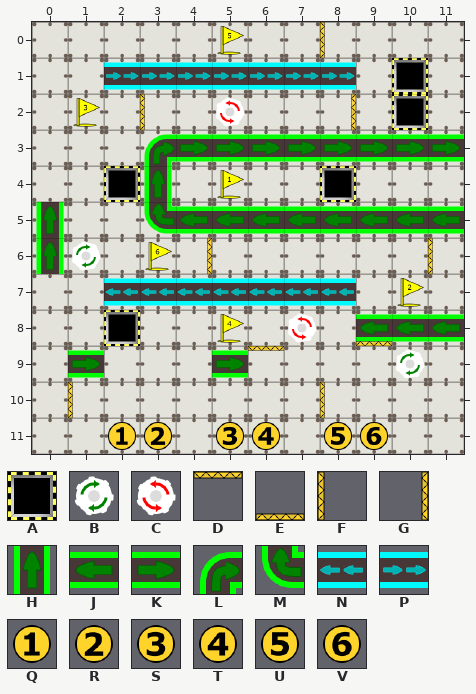
Tiled map (JSON): maps/game_6.json. Above, as it was before the edit.
Cells are 64x64 px. Shown: x 0..11, y 0..11.
Key: from "test": A 1 "hole", B 6 "gear", C 7 "gear", D 12 "wall", E 12 turned 180 "wall", F 12 turned 270 "wall", G 12 turned 90 "wall", H 17 "belt", J 17 turned 270 "belt", K 17 turned 90 "belt", L 19 "belt", M 19 turned 270 "belt", N 23 turned 270 "belt", P 23 turned 90 "belt", Q 39 "start", R 40 "start", S 41 "start", T 42 "start", U 43 "start", V 44 "start".
_ is an empty cell.
Layers that did not change in this view are not listed.
Layer "Vrstva dlaždic 2" before, first column x 0:
 0 ____________
 1 __PPPPPPP_A_
 2 _____C____A_
 3 ___LKKKKKKKK
 4 __AH____A___
 5 H__MJJJJJJJJ
 6 HB__________
 7 __NNNNNNN___
 8 __A____C_JJJ
 9 _K___K____B_
10 ____________
11 __QR_ST_UV__
Layer "Vrstva dlaždic 4" before, first column x 0:
 0 ________F___
 1 ____________
 2 ___F____G___
 3 ____________
 4 ____________
 5 ____________
 6 ____G______F
 7 ____________
 8 _________E__
 9 ______D_____
10 _F______F___
11 ____________
The same view after the edit:
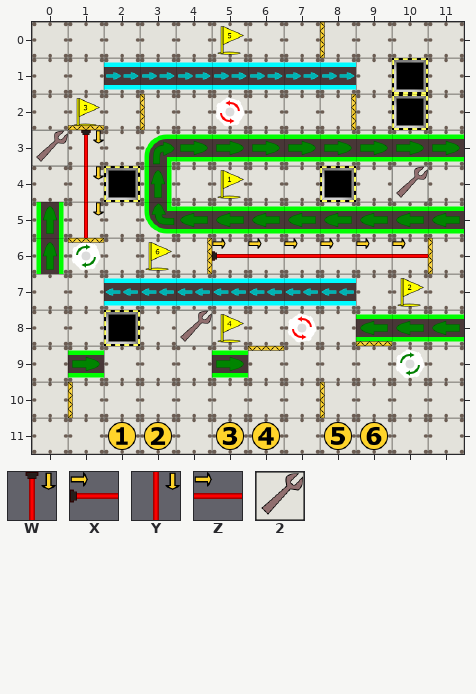
Further tiles: from "test": W 2 turned 180 "laser", X 2 turned 90 "laser", Y 3 turned 180 "laser", Z 3 turned 90 "laser", 2 37 "repair".
The edit:
{"where": "layer \"Vrstva dlaždic 2\""}
{"y":3,"x":0,"old":"_","new":"2"}
{"y":4,"x":10,"old":"_","new":"2"}
{"y":8,"x":4,"old":"_","new":"2"}
{"where": "layer \"Vrstva dlaždic 4\""}
{"y":2,"x":1,"old":"_","new":"E"}
{"y":3,"x":1,"old":"_","new":"W"}
{"y":4,"x":1,"old":"_","new":"Y"}
{"y":5,"x":1,"old":"_","new":"Y"}
{"y":6,"x":1,"old":"_","new":"D"}
{"y":6,"x":5,"old":"______","new":"XZZZZZ"}
